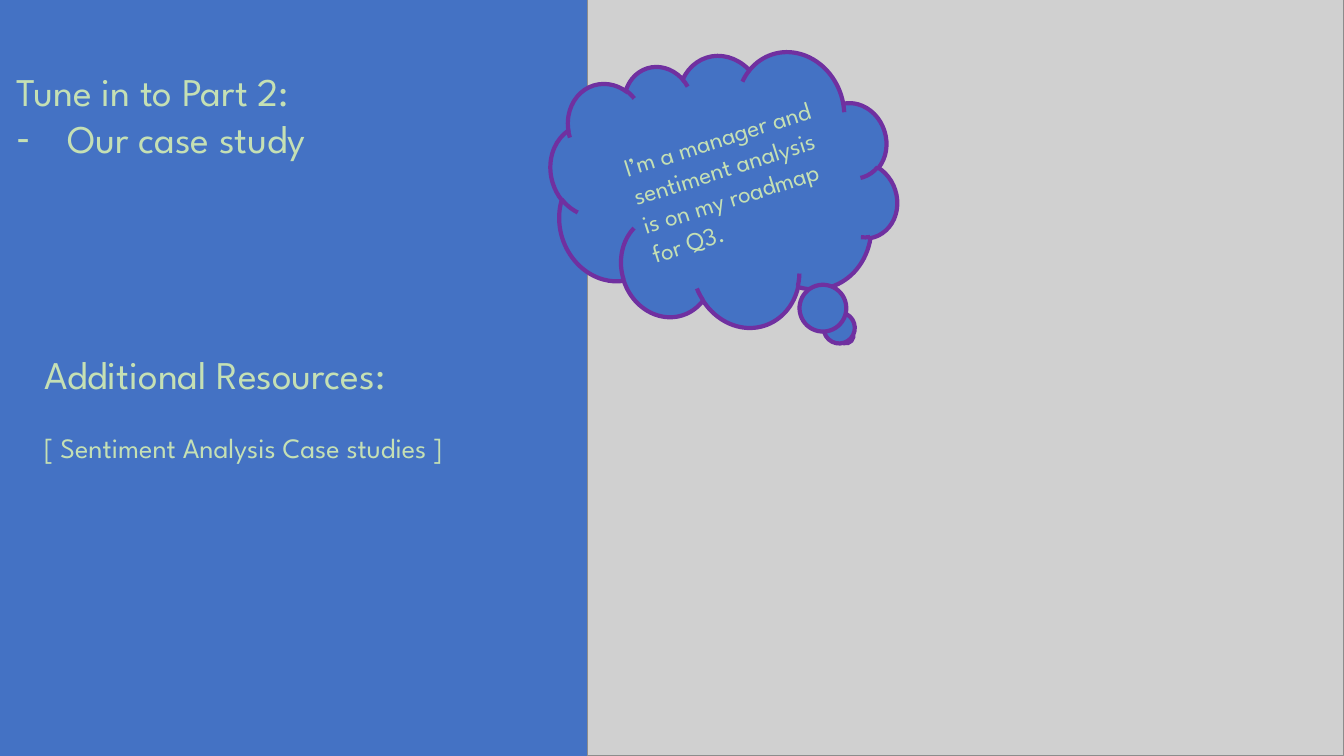
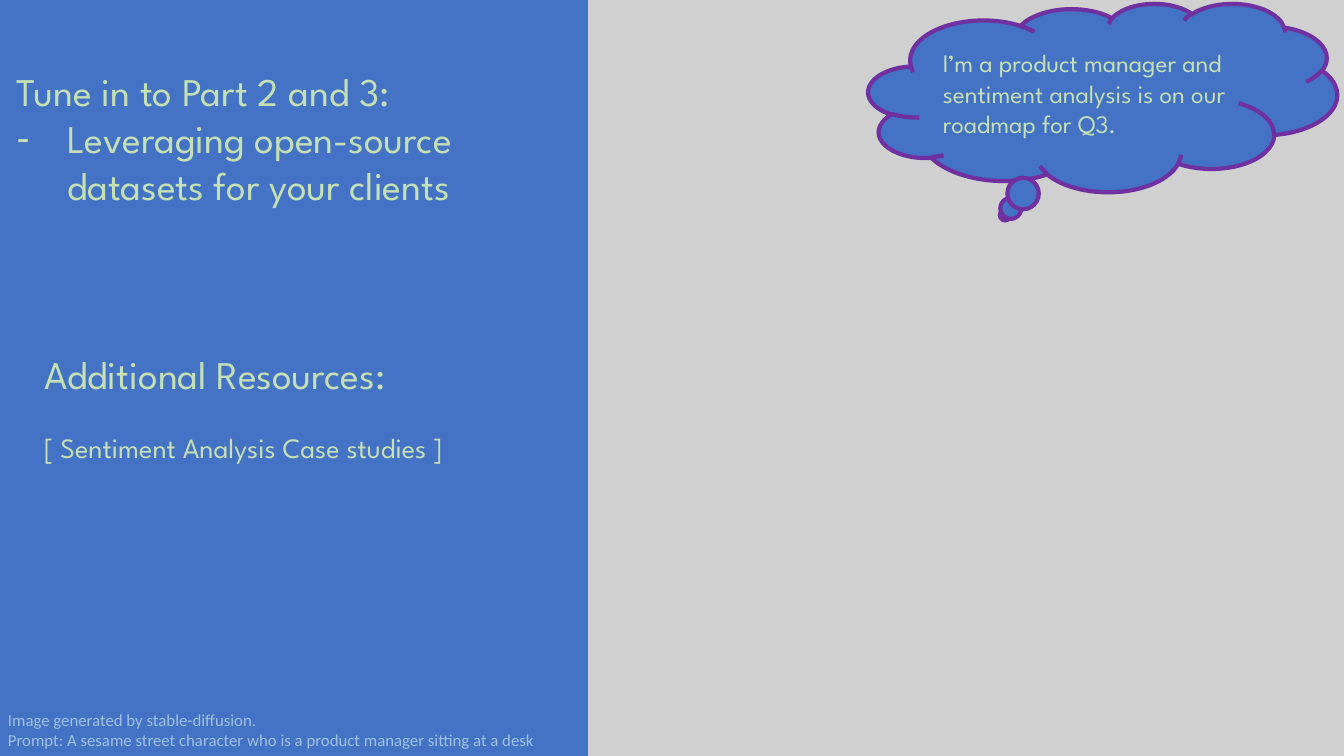
Before and after one commit to danasaur/bert, a slide deck: slide 4 of bert-fine-tuning.pptx. Drawn at 1344x756 pixels with LibreOffice and Linux fonts; fonts in the diff are those of the drawing; grey boxes stand for pictures. Boxes give left, top, right and bottom in pixels: in the first picture for what was removed or moved away, otherwise in the second. Text is boxed around its words. In the diff, an @@ line names an element or a change of style, - is before the commit and + after.

Commit message:
modified characters to be from custom stable diffusion prompts

```diff
--- a/bert-fine-tuning.pptx
+++ b/bert-fine-tuning.pptx
@@ thought cloud "I’m a product manager and ..." at (869,3,1338,192): mirrored; rotation 342 to 0 degrees @@
@@ text in thought cloud at (943,54,1225,138): text changed @@
-I’m a manager and sentiment analysis is on my roadmap for Q3.
+I’m a product manager and sentiment analysis is on our roadmap for Q3.
@@ text at (17,79,452,208): text changed @@
-Tune in to Part 2:
-– Our case study
+Tune in to Part 2 and 3:
+– Leveraging open-source datasets for your clients
@@ text added at (8,714,533,749), 12 pt, text #9DC3E6 @@
+Image generated by stable-diffusion.
+Prompt: A sesame street character who is a product manager sitting at a desk
```
Also in this commit, not shown: 5 other slides changed, 2 slides removed.
